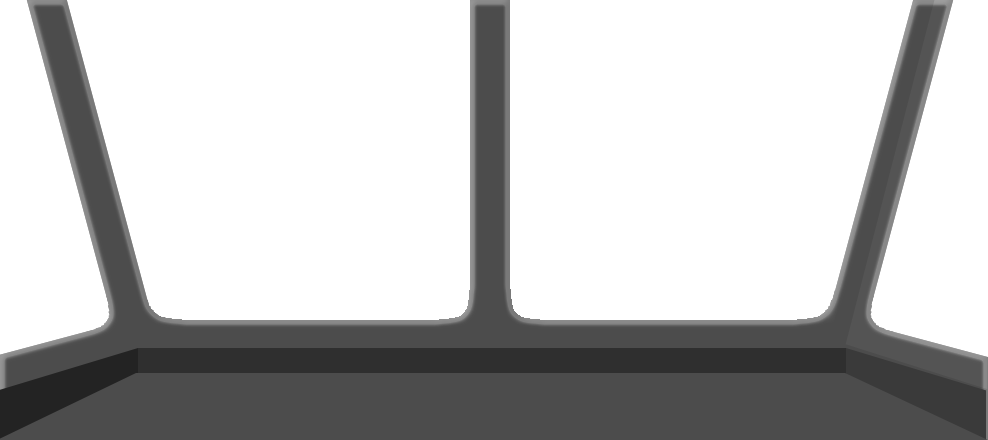
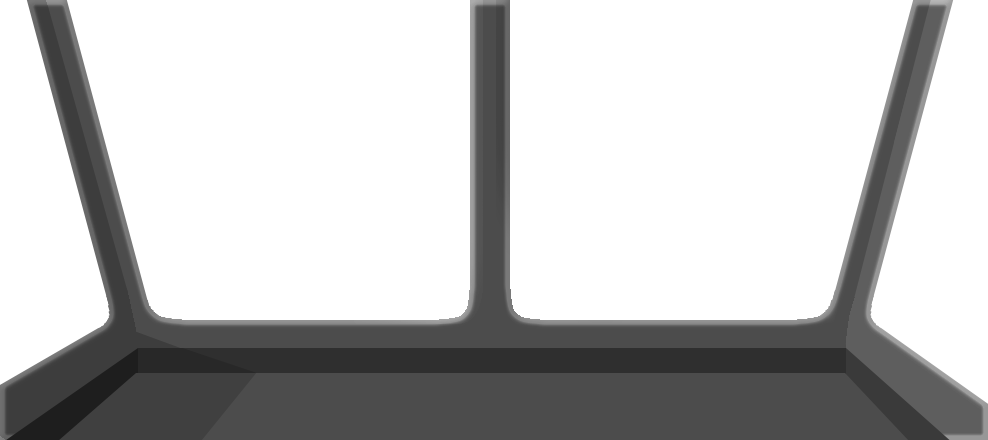
Layer changes from the first (988, 440) image to the second:
added group "Group 2" with 4 layers in group "Int" over [6, 348, 950, 440]
moved "Rectangle 2" into group "Group 2", painted on it over [0, 373, 988, 440]
moved "Rectangle 1 copy" into group "Group 2", painted on it over [0, 348, 138, 440]
moved "Rectangle 1" (1st of 2, in "Int" › "Group 2") into group "Group 2", painted on it over [846, 348, 986, 440]
moved "Rectangle 1" (2nd of 2, in "Int" › "Group 2") into group "Group 2" over [138, 348, 846, 440]
added layer "Layer 6 copy" in group "Group 1" over [0, 0, 988, 440]
hid "Layer 6" over [0, 0, 988, 440]
hid "Layer 5" over [0, 0, 988, 440]
